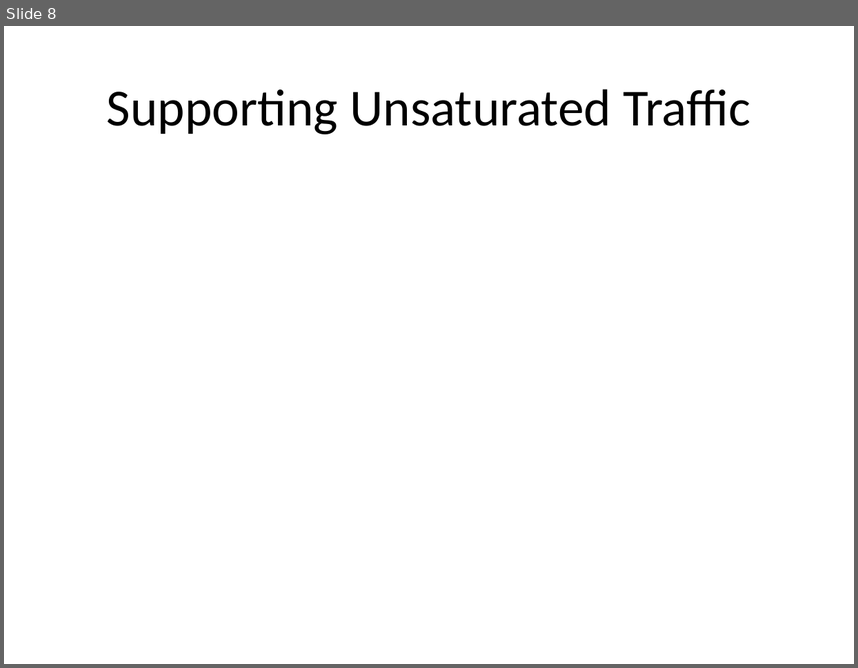
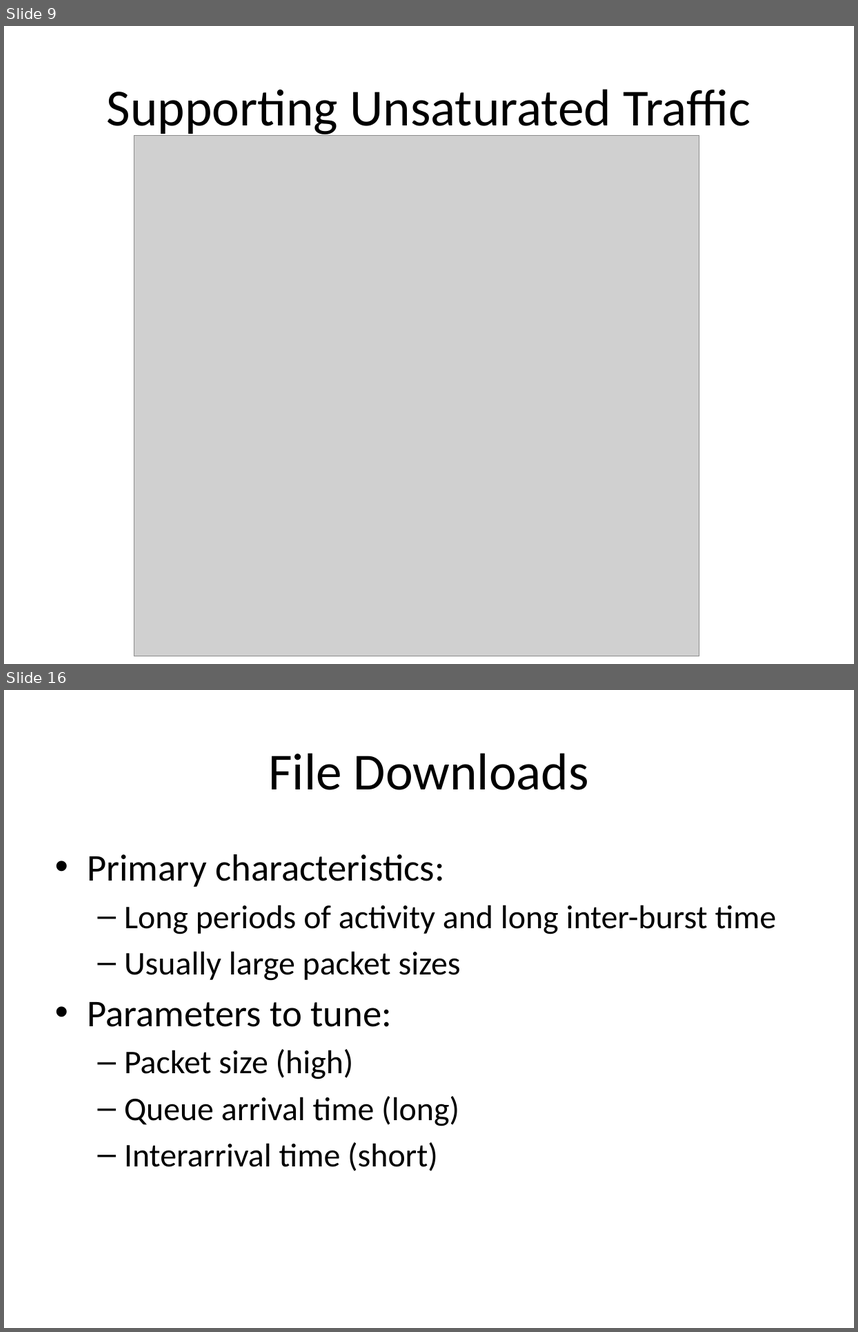
Before and after one commit to tamirh-uci/HeteroTrafficModels, a slide deck: presentation/slides.pptx. Shown one above the other, each under a label of ours: slide 8 before the commit, slides 9 and 16 after it; the slides between them are not shown. The pictures are 858x668 and 858x1332 pixels, drawn with LibreOffice and Linux fonts; fonts in the diff are those of the drawing; grey boxes stand for pictures. Boxes give left, top, right and bottom in pixels: in the first picture for what was removed or moved away, otherwise in the second. Text is boxed around its words. In the diff, an @@ line names an element or a change of style, - is before the commit and + after.

```diff
--- a/presentation/slides.pptx
+++ b/presentation/slides.pptx
@@ slide 16 added at box(4, 690, 854, 1328), background #FFFFFF @@
@@ title added at box(268, 753, 589, 790), 44 pt, text #000000 @@
+File Downloads
@@ text added at box(87, 854, 777, 1171), 28 pt, text #000000 @@
+• Primary characteristics:
+  – Long periods of activity and long inter-burst time
+  – Usually large packet sizes
+• Parameters to tune:
+  – Packet size (high)
+  – Queue arrival time (long)
+  – Interarrival time (short)
@@ what was slide 8 is now slide 9 @@
@@ slide 9 changed as well @@
@@ picture added at box(134, 135, 700, 655) @@
```
Also in this commit, not shown: 6 other slides changed, 12 other slides added.
